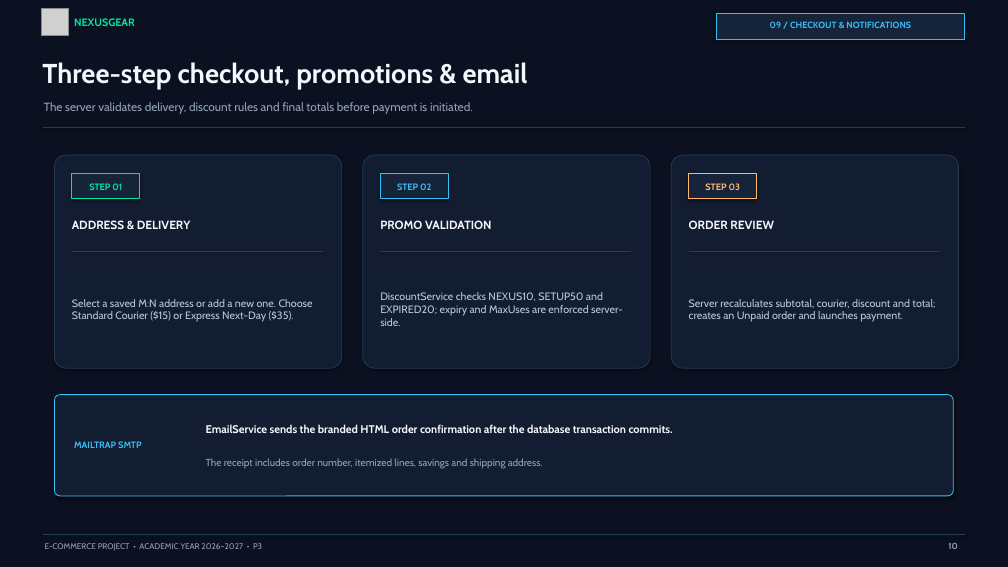
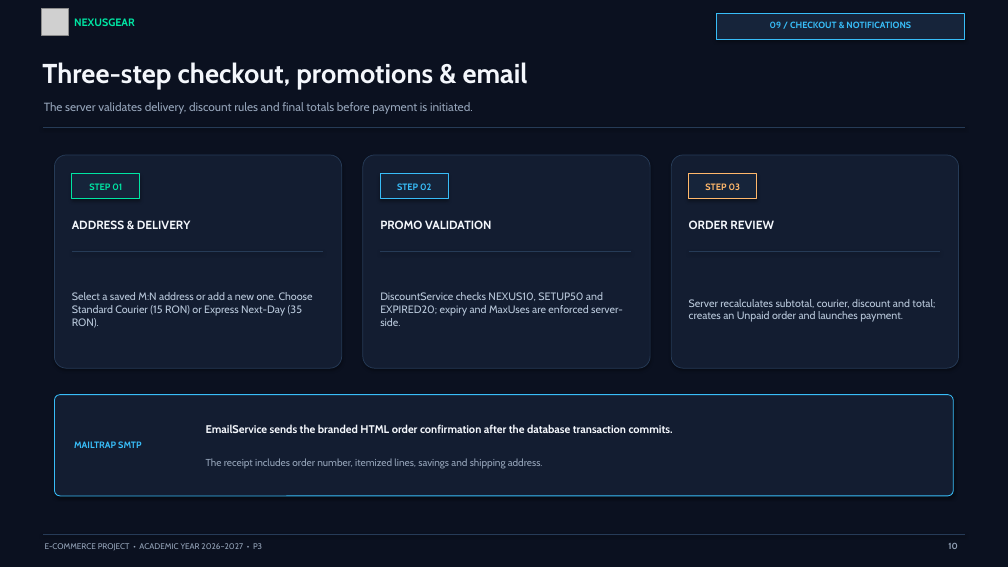
Before and after one commit to AlexandruCristianGeorgeSerban/NexusGear, a slide deck: slide 10 of Presentations/P3/NexusGear_P3_Presentation_Final.pptx. Drawn at 1008x567 pixels with LibreOffice and Linux fonts; fonts in the diff are those of the drawing; grey boxes stand for pictures. Boxes give left, top, right and bottom in pixels: in the first picture for what was removed or moved away, otherwise in the second. Text is boxed around its words. In the diff, an @@ line names an element or a change of style, - is before the commit and + after.

```diff
--- a/Presentations/P3/NexusGear_P3_Presentation_Final.pptx
+++ b/Presentations/P3/NexusGear_P3_Presentation_Final.pptx
@@ text at bbox=[72, 292, 313, 328]: text changed @@
-Select a saved M:N address or add a new one. Choose Standard Courier ($15) or Express Next-Day ($35).
+Select a saved M:N address or add a new one. Choose Standard Courier (15 RON) or Express Next-Day (35 RON).
```
Also in this commit, not shown: 7 other slides changed, 4 other files.
